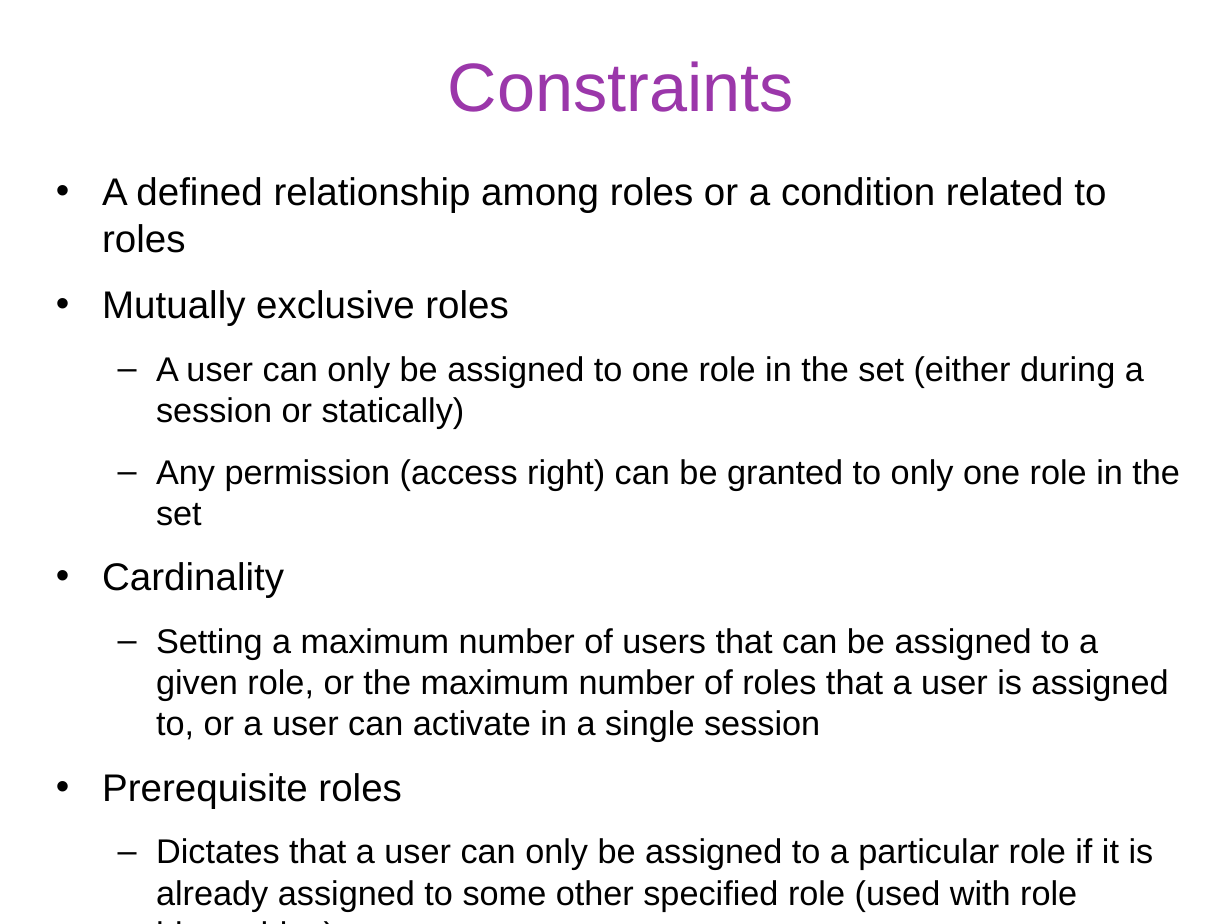
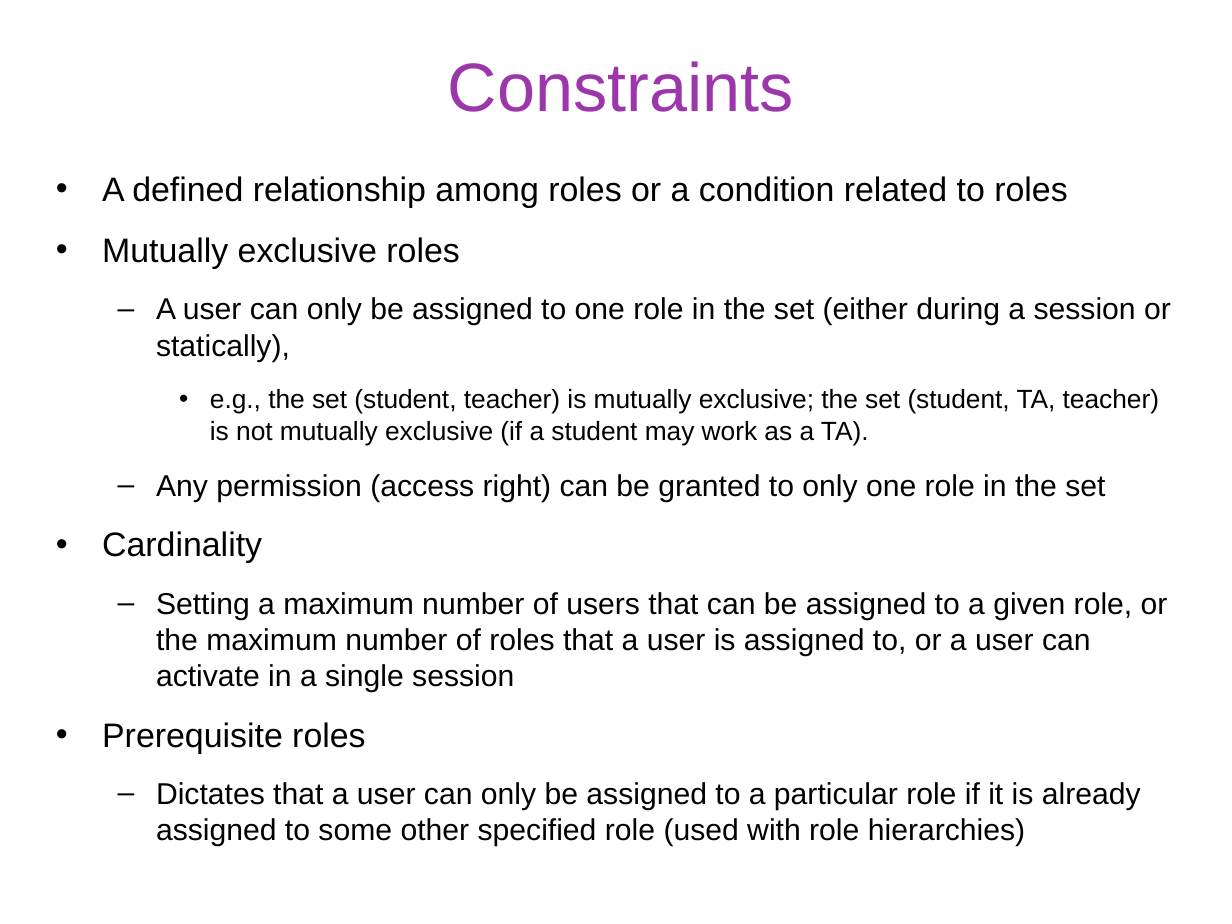
Before and after one commit to gulaoshi/gu.github.io, a slide deck: slide 24 of InfoSec/PPTs/L4-CH04-Access Control.pptx (slide 25 before the commit). Drawn at 1232x924 pixels with LibreOffice and Linux fonts; fonts in the diff are those of the drawing. Boxes give left, top, right and bottom in pixels: in the first picture for what was removed or moved away, otherwise in the second. Text is boxed around its words. In the diff, an @@ line names an element or a change of style, - is before the commit and + after.

```diff
--- a/InfoSec/PPTs/L4-CH04-Access Control.pptx
+++ b/InfoSec/PPTs/L4-CH04-Access Control.pptx
@@ text at (x1=102, y1=176, x2=1168, y2=846): size 22.5 to 19.8 pt in "A defined relationship among roles or a ...", "Mutually exclusive roles", "Cardinality", "Prerequisite roles"; size 20 to 17.6 pt in "Any permission (access right) can be granted ...", "Setting a maximum number of users that ...", "Dictates that a user can only be ..." @@
@@ text at (x1=156, y1=297, x2=1171, y2=446): text changed; size 20 to 15.4 pt @@
-  – A user can only be assigned to one role in the set (either during a session or statically)
+  – A user can only be assigned to one role in the set (either during a session or statically),
+    • e.g., the set (student, teacher) is mutually exclusive; the set (student, TA, teacher) is not mutually exclusive (if a student may work as a TA).
```
Also in this commit, not shown: 13 other slides changed, 1 slide removed, 2 other files.
